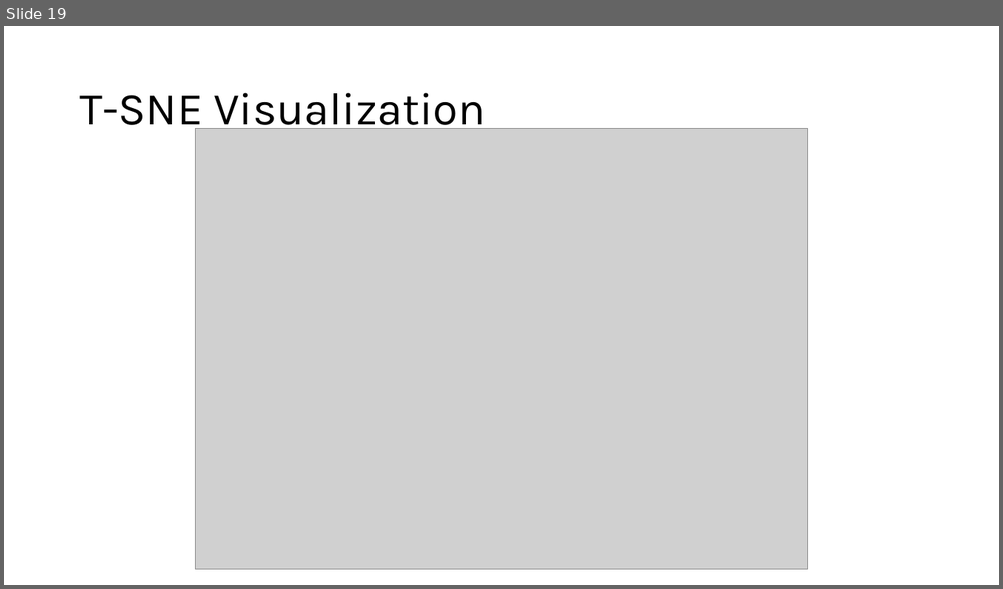
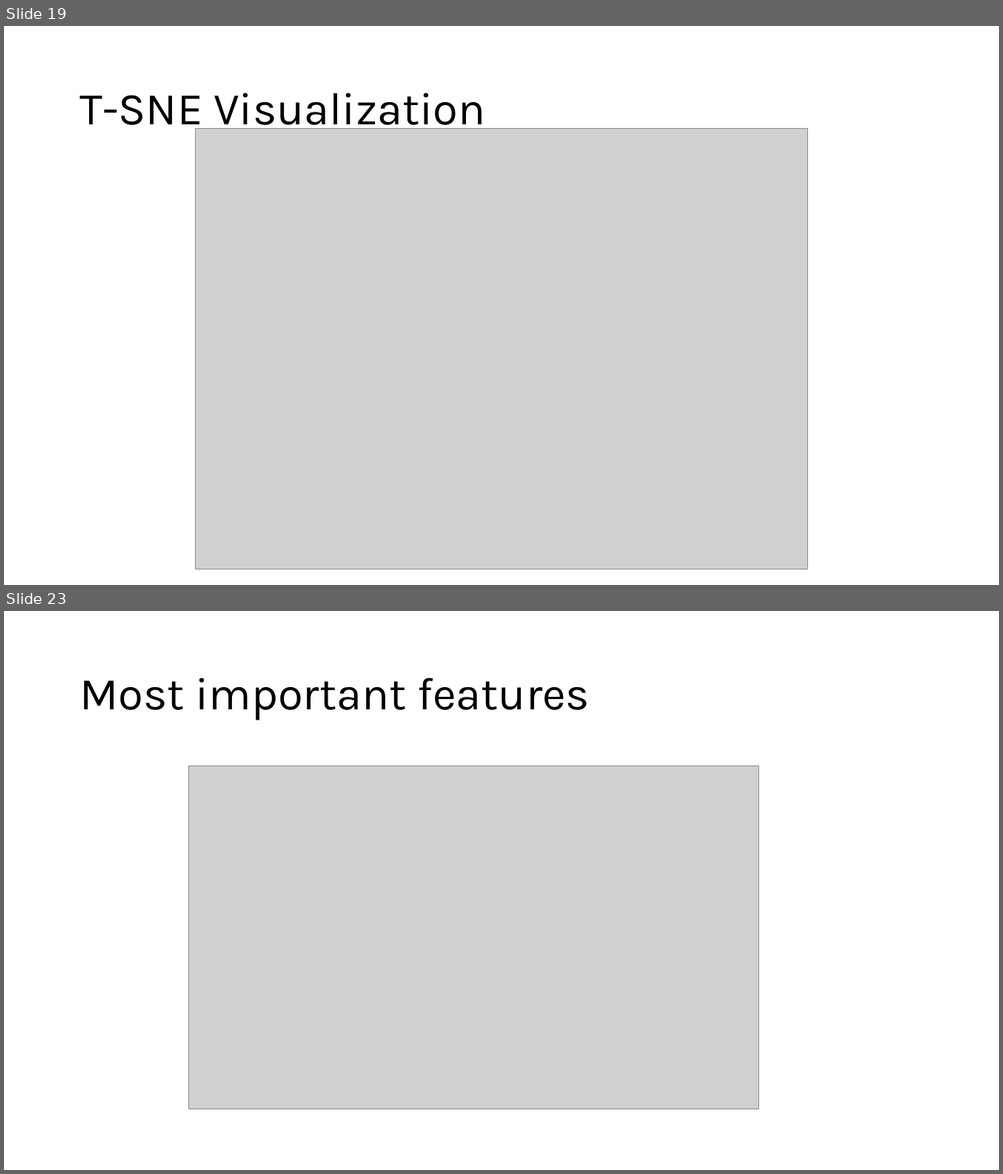
Before and after one commit to mimiep/DSML-LifeExp, a slide deck: FinalPresentation_LE.pptx. Shown one above the other, each under a label of ours: slide 19 before the commit, slides 19 and 23 after it; the slides between them are not shown. The pictures are 1003x589 and 1003x1174 pixels, drawn with LibreOffice and Linux fonts; fonts in the diff are those of the drawing; grey boxes stand for pictures. Boxes give left, top, right and bottom in pixels: in the first picture for what was removed or moved away, otherwise in the second. Text is boxed around its words. In the diff, an @@ line names an element or a change of style, - is before the commit and + after.

```diff
--- a/FinalPresentation_LE.pptx
+++ b/FinalPresentation_LE.pptx
@@ slide 23 added at [4,611,999,1170], background #FFFFFF @@
@@ title added at [79,678,589,721], 44 pt, text #000000 @@
+Most important features
@@ picture added at [188,766,758,1109] @@
```
Also in this commit, not shown: 2 slides changed, 9 other slides added, 3 slides removed.
